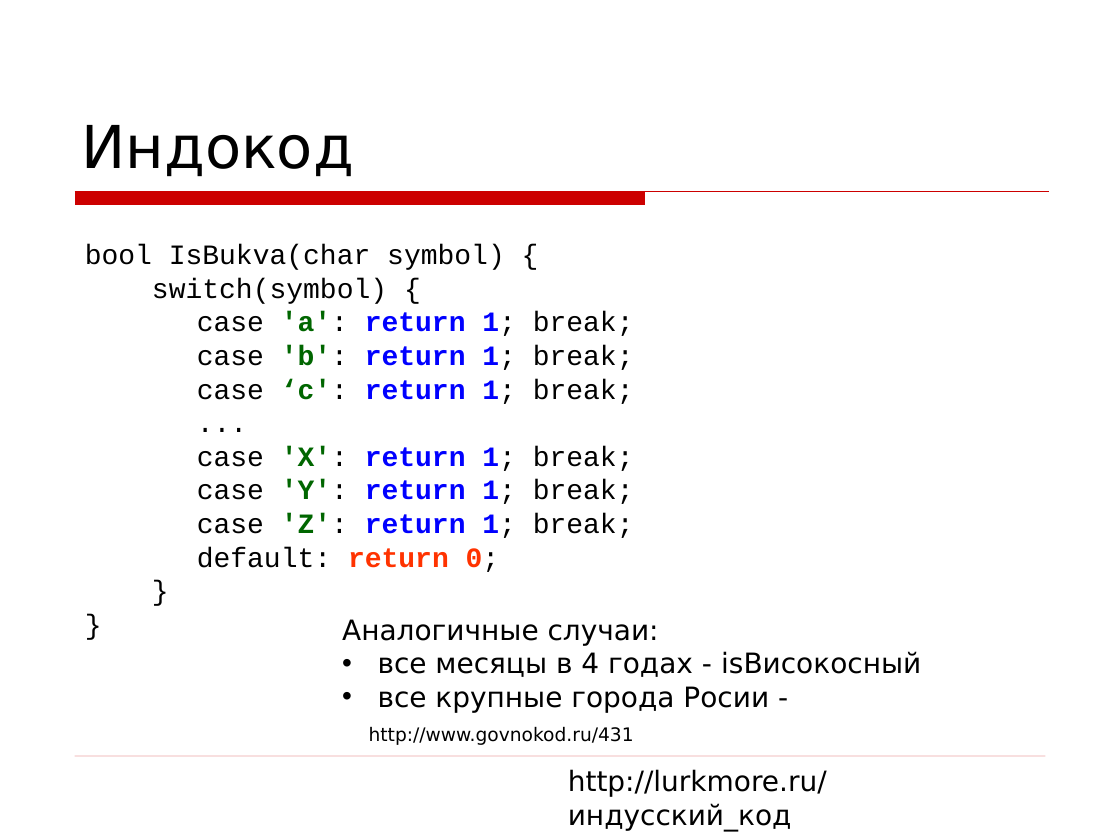
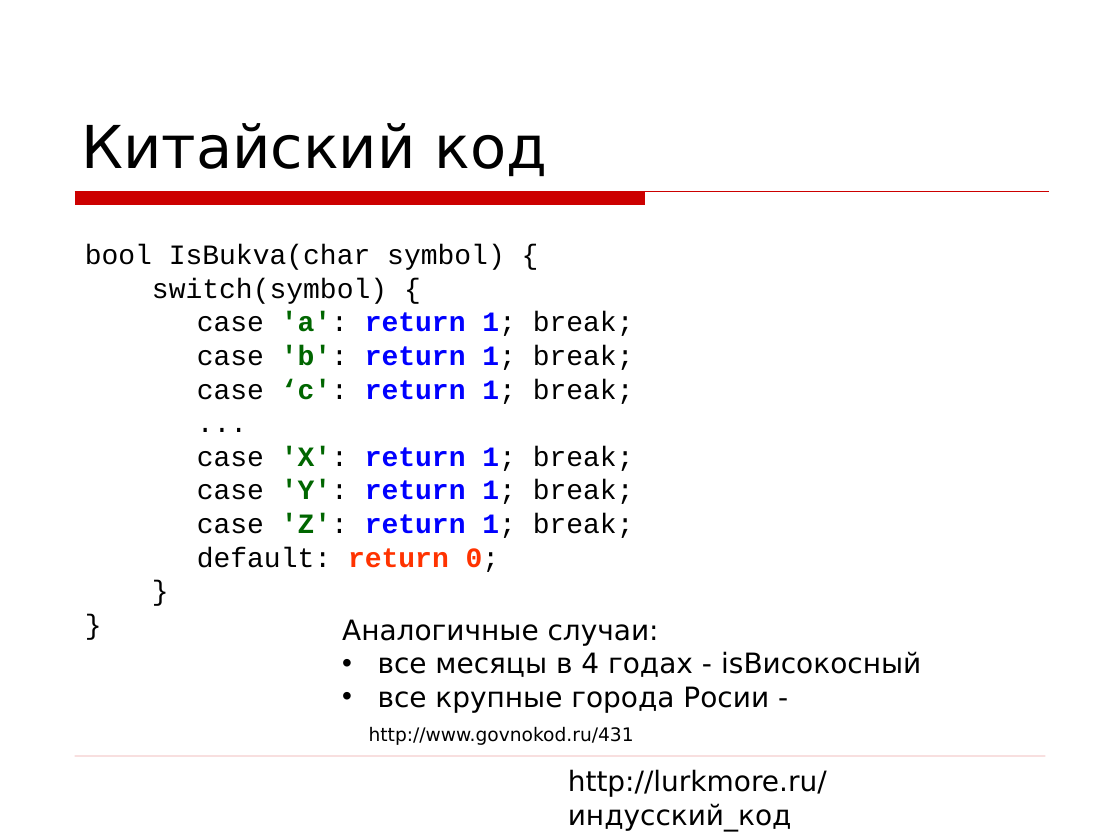
Before and after one commit to asolntsev/presentations, a slide deck: slide 12 of wtf-code/WTF_code.devclub.ru.ppt (slide 11 before the commit). Drawn at 1120x840 pixels with LibreOffice and Linux fonts; fonts in the diff are those of the drawing; background and template pictures are left out. Boxes give left, top, right and bottom in pixels: in the first picture for what was removed or moved away, otherwise in the second. Text is boxed around its words. In the diff, an @@ line names an element or a change of style, - is before the commit and + after.

```diff
--- a/wtf-code/WTF_code.devclub.ru.ppt
+++ b/wtf-code/WTF_code.devclub.ru.ppt
@@ title at box(81, 123, 547, 177): text changed @@
-Индокод
+Китайский код
```
Also in this commit, not shown: 12 other slides changed, 5 slides added, 2 slides removed.
